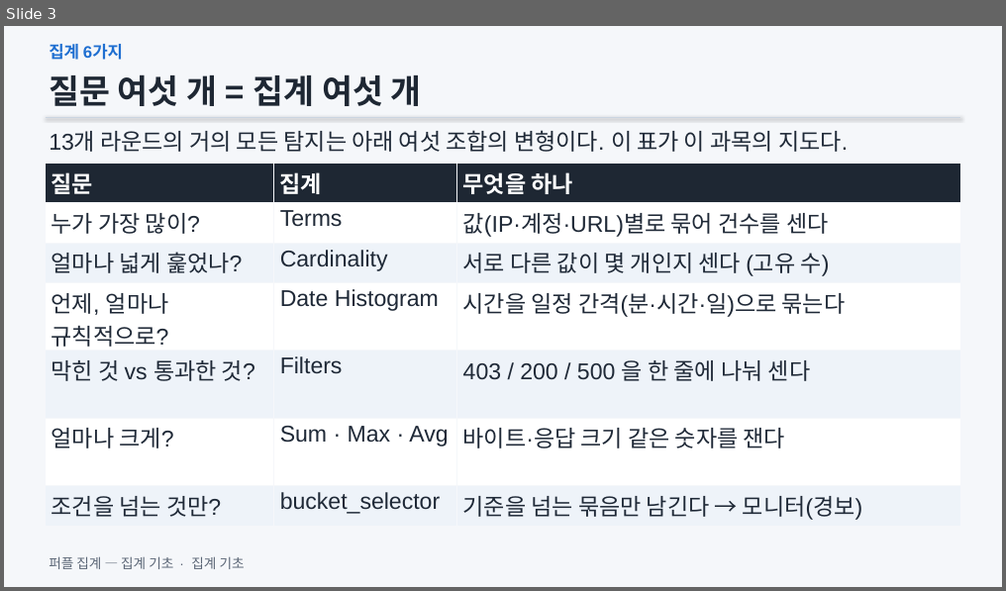
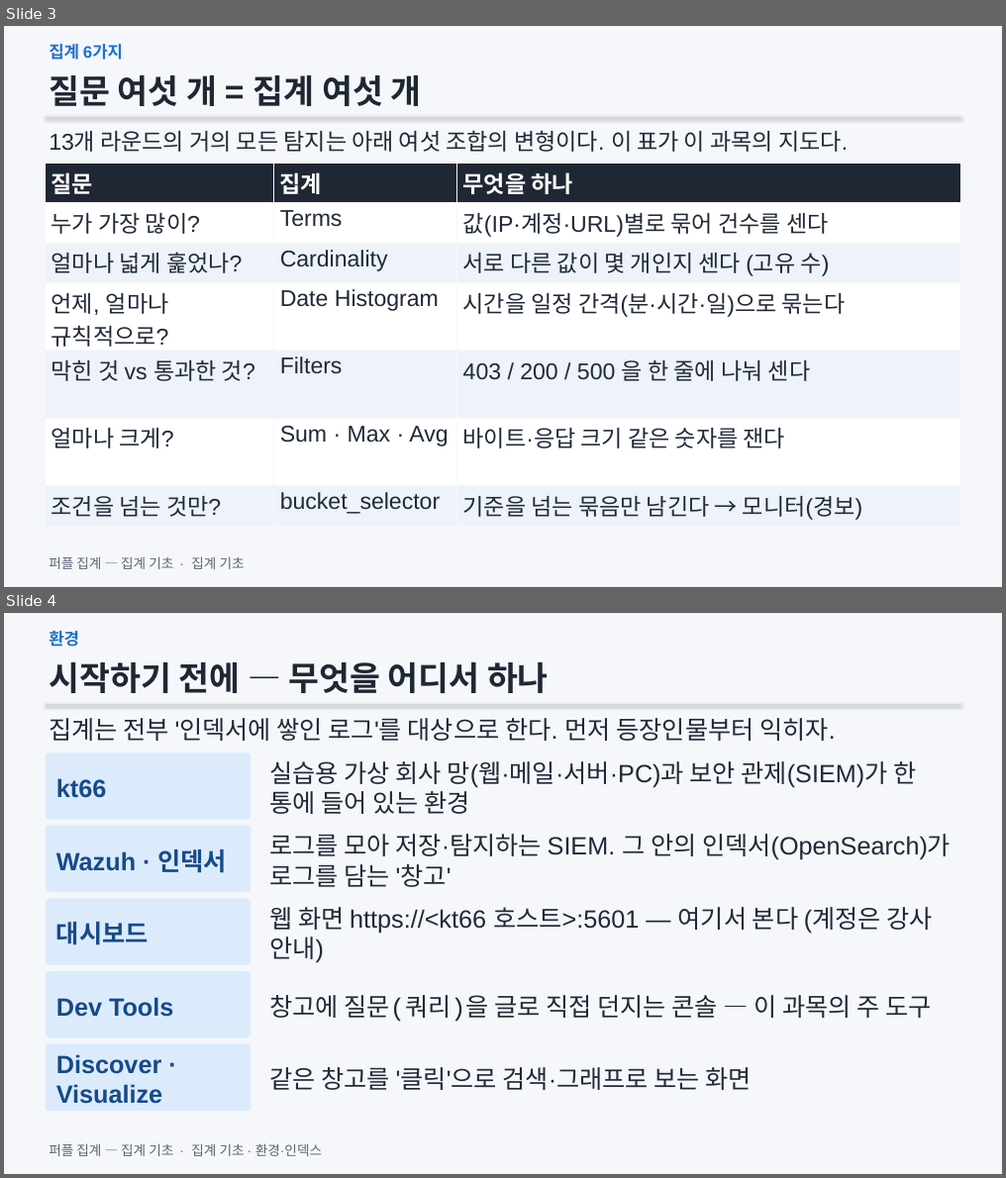
Before and after one commit to mrgrit/hack_ir_with_wazuh, a slide deck: slides/Module02_집계기초.pptx. Shown one above the other, each under a label of ours: slide 3 before the commit, slides 3 and 4 after it. The pictures are 1006x591 and 1006x1178 pixels, drawn with LibreOffice and Linux fonts; fonts in the diff are those of the drawing. Boxes give left, top, right and bottom in pixels: in the first picture for what was removed or moved away, otherwise in the second. Text is boxed around its words. In the diff, an @@ line names an element or a change of style, - is before the commit and + after.

```diff
--- a/slides/Module02_집계기초.pptx
+++ b/slides/Module02_집계기초.pptx
@@ slide 4 added at bbox=[4, 613, 1002, 1174], background #F5F7FA @@
@@ text added at bbox=[49, 631, 79, 647], 16 pt, text #1F6FD1, bold @@
+환경
@@ text added at bbox=[49, 662, 548, 693], 32 pt, text #1E2733, bold @@
+시작하기 전에 — 무엇을 어디서 하나
@@ line added from (46, 704) to (960, 704), #CBD5E1 1.25 pt @@
@@ text added at bbox=[49, 718, 836, 741], 24 pt, text #1F2937 @@
+집계는 전부 '인덱서에 쌓인 로그'를 대상으로 한다. 먼저 등장인물부터 익히자.
@@ rounded rectangle added at bbox=[46, 753, 252, 820], fill #DCEBFC @@
@@ text added at bbox=[56, 778, 106, 798], 24 pt, text #164A8A, bold @@
+kt66
@@ text added at bbox=[269, 761, 916, 814], 24 pt, text #1F2937 @@
+실습용 가상 회사 망(웹·메일·서버·PC)과 보안 관제(SIEM)가 한 통에 들어 있는 환경
@@ rounded rectangle added at bbox=[46, 826, 252, 892], fill #DCEBFC @@
@@ text added at bbox=[56, 850, 228, 873], 24 pt, text #164A8A, bold @@
+Wazuh · 인덱서
@@ text added at bbox=[269, 834, 950, 887], 24 pt, text #1F2937 @@
+로그를 모아 저장·탐지하는 SIEM. 그 안의 인덱서(OpenSearch)가 로그를 담는 '창고'
@@ rounded rectangle added at bbox=[46, 898, 252, 964], fill #DCEBFC @@
@@ text added at bbox=[269, 907, 933, 963], 24 pt, text #1F2937 @@
+웹 화면 https://<kt66 호스트>:5601 — 여기서 본다 (계정은 강사 안내)
@@ text added at bbox=[56, 922, 149, 946], 24 pt, text #164A8A, bold @@
+대시보드
@@ rounded rectangle added at bbox=[46, 971, 252, 1039], fill #DCEBFC @@
@@ text added at bbox=[56, 997, 173, 1017], 24 pt, text #164A8A, bold @@
+Dev Tools
@@ text added at bbox=[269, 995, 931, 1022], 24 pt, text #1F2937 @@
+창고에 질문(쿼리)을 글로 직접 던지는 콘솔 — 이 과목의 주 도구
@@ rounded rectangle added at bbox=[46, 1045, 252, 1111], fill #DCEBFC @@
@@ text added at bbox=[56, 1055, 162, 1104], 24 pt, text #164A8A, bold @@
+Discover · Visualize
@@ text added at bbox=[269, 1067, 751, 1090], 24 pt, text #1F2937 @@
+같은 창고를 '클릭'으로 검색·그래프로 보는 화면
@@ text added at bbox=[49, 1144, 322, 1157], 13 pt, text #5B6676 @@
+퍼플 집계 — 집계 기초 · 집계 기초 · 환경·인덱스
```
Also in this commit, not shown: 1 slide changed, 12 other slides added, 3 other files.
